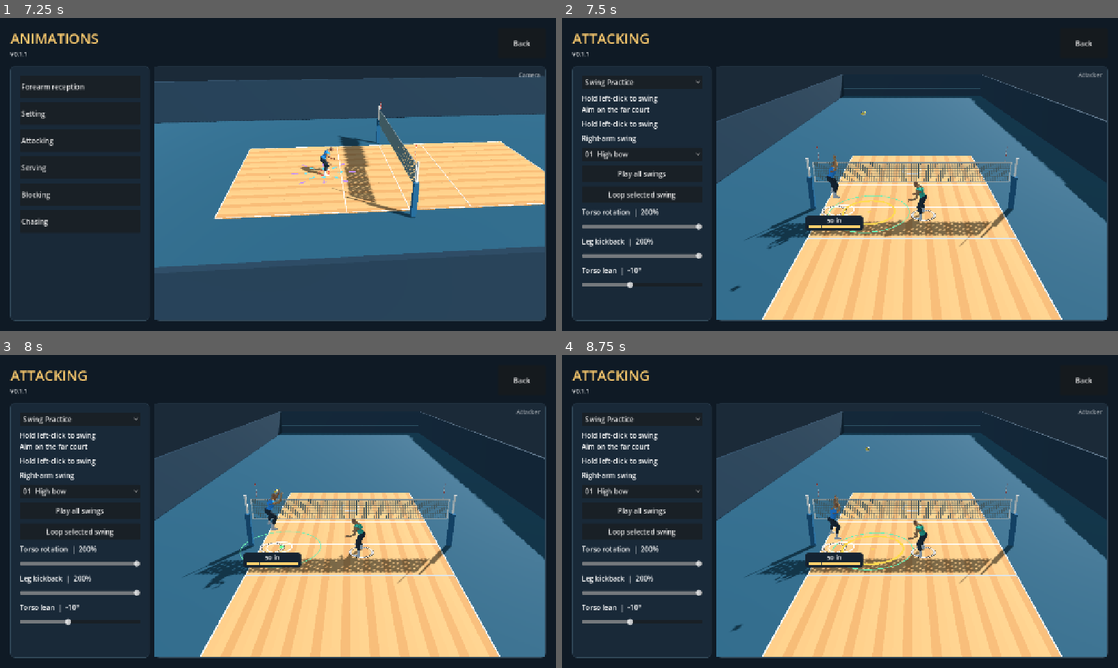
Above: before the commit, frames 1-4 (two rows, left to right).
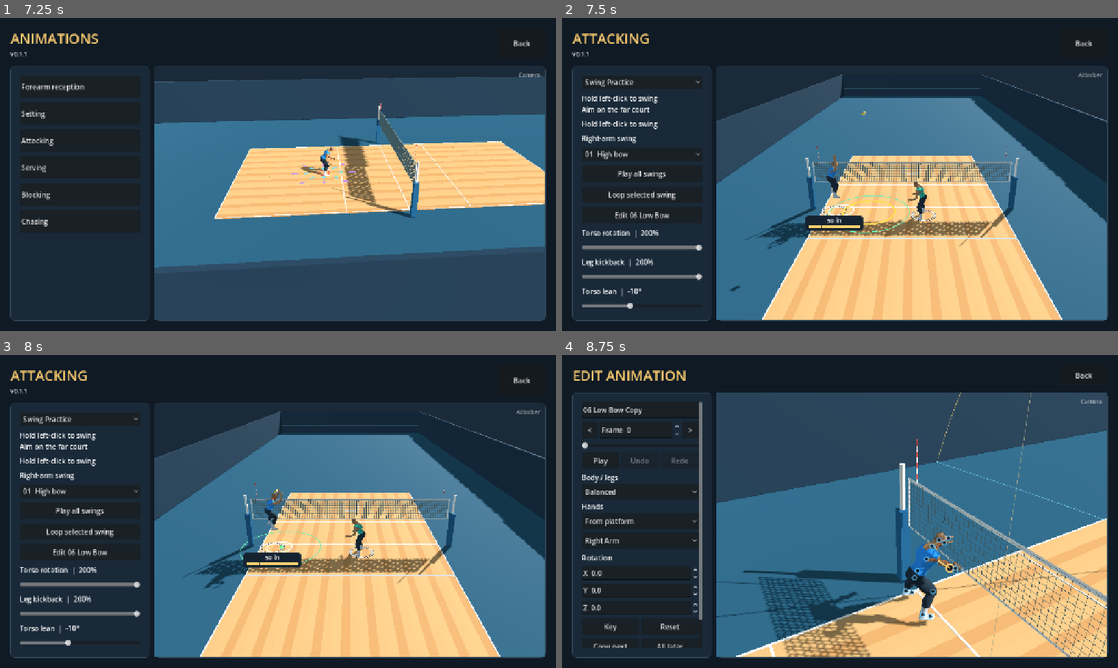
Above: after the commit, the same moments.

Repository: foreandr/volleyball
Game: Godot game, scene res://scenes/main.tscn
Same seed, same stepped clock (60 frames per second), same inputs: the game is played once before the commit and once after it.
Inputs (mouse positions are in pixels of both pictures, inside the frame that each line leads up to):
- Up to frame 1 (7.25 s): click "Story" at 0.5 s; click "Back" at 1.25 s; click "Story" at 2 s; click "New" at 2.75 s; click "Back" at 3.5 s; click "New" at 4.25 s; click "Save" at 5 s; click "Back" at 5.75 s; click "Continue" at 6.5 s
- Up to frame 2 (7.5 s): click "Attacking" at 7.25 s
- Up to frame 3 (8 s): no input
- Up to frame 4 (8.75 s): click (639, 552) at 8 s, where only the run after the commit has a clickable "Edit 06 Low Bow"

Frame 1 is identical in both runs. In frame 2, 2.3% of the frame differs, in the area x 3-26%, y 60-93%; in frame 3, 2.3%; in frame 4, 44%, in the area x 1-99%, y 4-97%.

Commit message:
Add a subtle leg turn and an editable Low Bow swing

Diff:
--- a/scripts/animation_ball_preview.gd
+++ b/scripts/animation_ball_preview.gd
@@ -263,8 +263,16 @@
 	source_ground.global_position = Vector3(feed.start.x,0.065,feed.start.z)
 	source_ground.show()
 	outgoing = Vector3.ZERO if missed else Contact.rebound(incoming,surface_velocity,surface_normal,float(clip.get_meta("reception_restitution",0.55)))
-	if missed and review_feed.get("require_platform",false): outgoing = incoming
-	flight_duration = Flight.landing_time(aim_point,outgoing) if not missed or review_feed.get("require_platform",false) else 0.0
+	if review_feed.has("spike_outgoing"):
+		var rig: Skeleton3D = actor.skeleton
+		var cache := {}
+		var wrist := pose(rig.find_bone("hand_r"),contact_time,cache).origin
+		var knuckle := pose(rig.find_bone("middle_01_r"),contact_time,cache).origin
+		var palm := rig.to_global(wrist.lerp(knuckle,0.75))
+		missed = palm.distance_to(aim_point)>0.19 or review_feed.spike_outgoing.is_zero_approx()
+		outgoing = incoming if missed else review_feed.spike_outgoing
+	elif missed and review_feed.get("require_platform",false): outgoing = incoming
+	flight_duration = Flight.landing_time(aim_point,outgoing) if not missed or review_feed.get("require_platform",false) or review_feed.has("spike_outgoing") else 0.0
 	incoming_net = Net.first_hit(func(time): return Flight.position(feed_info,aim_point,time),-feed_duration,0.0)
 	outgoing_net = {}
 	if not missed and incoming_net.is_empty(): outgoing_net = Net.first_hit(flight_position,0.0,flight_duration)
--- a/scripts/animation_editor.gd
+++ b/scripts/animation_editor.gd
@@ -53,9 +53,11 @@
 		preview_player.set_height_cm(Profile.DEFAULTS.height_cm)
 		preview_player.position = session.source.get_meta("editor_start")
 		preview_player.rotation.y = 0.0
-		view_focus = preview_player.position+Vector3(0,1.10,0)
-		view_distance = 4.6
-		orbit_yaw = 1.1
+		var spike: bool = session.source.has_meta("editor_group")
+		view_focus = preview_player.position+Vector3(0,1.85 if spike else 1.10,0)
+		view_distance = 5.8 if spike else 4.6
+		orbit_yaw = -2.1 if spike else 1.1
+		if spike: preview_player.get_node("DirectionArrows").hide()
 		update_camera()
 	ball_preview = preload("res://scripts/animation_ball_preview.gd").new()
 	ball_preview.review_feed = session.source.get_meta("editor_feed",{})
@@ -77,7 +79,7 @@
 		copy_name.text = draft.name
 		frame = draft.frame
 	refresh_ball_angle()
-	select_group(draft.get("group","Both Arms"))
+	select_group(draft.get("group",session.source.get_meta("editor_group","Both Arms")))
 	set_frame(frame)
 	if draft.get("source","") == entry.id and StorySession.edit_animation != null:
 		var requested := float(StorySession.edit_animation.get_meta("desired_output_angle",-1))
--- a/scripts/attack_drill.gd
+++ b/scripts/attack_drill.gd
@@ -453,7 +453,14 @@
 	var power := swing_power if stage == Stage.HIT else swing_charge()
 	var rotation_weight := weight*torso_rotation_scale*lerpf(0.48,1.22,power)
 	var turn := lerpf(-0.57,0.42+aim_turn*0.52,chest_turn)+(0.34+aim_turn*0.38)*follow
-	var tuck := clampf(smoothstep(0.08,0.45,setter.position.y-jump.start.y)*weight*(1.0-0.75*follow)*leg_kickback_scale,0.0,1.0)
+	var airborne := smoothstep(0.08,0.45,setter.position.y-jump.start.y)
+	var leg_turn := clampf(turn*rotation_weight*0.24,-0.32,0.32)*airborne*smoothstep(0.50,0.95,extension)
+	if not is_zero_approx(leg_turn):
+		var spine: Transform3D = author.world_pose(pose,rig.find_bone("spine_01"))
+		var hips: Vector3 = author.point(pose,"pelvis")
+		author.rotate_world(pose,"pelvis",(spine.origin-hips).normalized(),leg_turn)
+		author.set_world_basis(pose,"spine_01",spine.basis)
+	var tuck := clampf(airborne*weight*(1.0-0.75*follow)*leg_kickback_scale,0.0,1.0)
 	if tuck > 0.0:
 		for side in ["l","r"]:
 			var thigh: String = "thigh_"+side
@@ -463,9 +470,9 @@
 			var knee: Vector3 = author.point(pose,calf)
 			var ankle: Vector3 = author.point(pose,foot)
 			var outward := 1.0 if side == "l" else -1.0
-			var thigh_axis := (knee-hip).normalized().slerp(Vector3(0.18*outward,-1.0,0.16).normalized(),tuck)
+			var thigh_axis := (knee-hip).normalized().slerp(Vector3(0.18*outward,-1.0,0.16).normalized().rotated(Vector3.UP,leg_turn),tuck)
 			var heel_lift := (0.24 if side == "r" else 0.10)+0.78*maxf(0.0,leg_kickback_scale-1.0)
-			var shin_axis := (ankle-knee).normalized().slerp(Vector3(0.07*outward,heel_lift,-1.0).normalized(),tuck)
+			var shin_axis := (ankle-knee).normalized().slerp(Vector3(0.07*outward,heel_lift,-1.0).normalized().rotated(Vector3.UP,leg_turn),tuck)
 			author.aim_joint(pose,thigh,calf,hip+thigh_axis)
 			knee = author.point(pose,calf)
 			author.aim_joint(pose,calf,foot,knee+shin_axis)
--- a/scripts/story_animations.gd
+++ b/scripts/story_animations.gd
@@ -6,6 +6,7 @@
 const Flight = preload("res://scripts/pass_flight.gd")
 const SideKneeSlide = preload("res://scripts/side_knee_slide.gd")
 const ForwardDive = preload("res://scripts/forward_reception_dive.gd")
+const LOW_BOW_EDIT_ID := "low_bow_swing"
 const BACKWARD_EDIT_ID := "d2_backward_from_d1"
 const Catalog = preload("res://scripts/volleyball_animations.gd")
 const MOVE_TYPES := {
@@ -379,6 +380,7 @@
 		loop_selected.text = "Stop looping swing" if setting_drill.loop_selected_swing else "Loop selected swing")
 	content.add_child(play_all)
 	content.add_child(loop_selected)
+	content.add_child(button("Edit 06 Low Bow",open_low_bow_editor))
 
 func add_torso_lean_slider() -> void:
 	var readout := label("",16)
@@ -935,6 +937,56 @@
 func adjust_bump_height(amount: float) -> void:
 	setting_drill.bump.height = clampf(setting_drill.bump.height+amount,1.25,20.0)
 
+func open_low_bow_editor() -> void:
+	StorySession.edit_entry = {"id":LOW_BOW_EDIT_ID,"name":"06 Low Bow","category":"Attacking","type":"Line Hit"}
+	for entry in Catalog.custom_entries():
+		if entry.get("source") == LOW_BOW_EDIT_ID: StorySession.edit_entry = entry.duplicate(true)
+	if StorySession.edit_entry.has("path"):
+		StorySession.edit_animation = Catalog.load_clip(StorySession.edit_entry,preview_player)
+	else:
+		StorySession.edit_animation = bake_low_bow_starter()
+	get_tree().change_scene_to_file("res://scenes/animation_editor.tscn")
+
+func bake_low_bow_starter() -> Animation:
+	var drill = setting_drill
+	drill.set_swing_practice(true)
+	drill.swing_variant = 5
+	drill.aim_swing(Vector3(2.0,0.0,10.5))
+	drill.swing_input(true)
+	var start := preview_player.position
+	var rig: Skeleton3D = preview_player.skeleton
+	var start_inverse := rig.global_transform.affine_inverse()
+	var source: Vector3 = drill.pass_origin
+	var velocity: Vector3 = drill.pass_motion
+	var poses: Array = []
+	var contact := 0.60
+	var aim: Vector3
+	var outgoing := Vector3.ZERO
+	for tick in range(127):
+		if tick > 0:
+			drill.restore_torso_lean(preview_player)
+			drill.step_jump(1.0/120.0)
+			drill.apply_torso_lean(preview_player)
+			drill.step(1.0/120.0)
+		if drill.stage == drill.Stage.HIT and outgoing.is_zero_approx():
+			contact = float(tick)/120.0
+			aim = drill.swing_contact
+			outgoing = drill.pass_motion
+		var pose: Array[Transform3D] = player_controls.snapshot_receive_pose()
+		pose[0] = start_inverse*rig.global_transform*pose[0]
+		poses.append(pose)
+	if outgoing.is_zero_approx(): aim = drill.flight_point(source,velocity,contact)
+	var sample := func(time: float) -> Array:
+		return poses[mini(roundi(time*120.0),poses.size()-1)]
+	var clip: Animation = preview_player.get_pose_author().bake({"name":"06 Low Bow","duration":contact*14.0/9.0,"contact_time":contact},sample)
+	clip.set_meta("editor_start",start)
+	clip.set_meta("editor_group","Right Arm")
+	clip.set_meta("editor_frame_count",15)
+	clip.set_meta("editor_feed",{"aim":aim,"incoming":velocity+Vector3.DOWN*Flight.GRAVITY*contact,
+		"acceleration":Vector3.DOWN*Flight.GRAVITY,"duration":contact,"start":source,
+		"side":Vector3.RIGHT,"valid":true,"spike_outgoing":outgoing})
+	return clip
+
 func load_custom_backward_clip() -> Animation:
 	var copies := Catalog.custom_entries()
 	for index in range(copies.size()-1,-1,-1):
